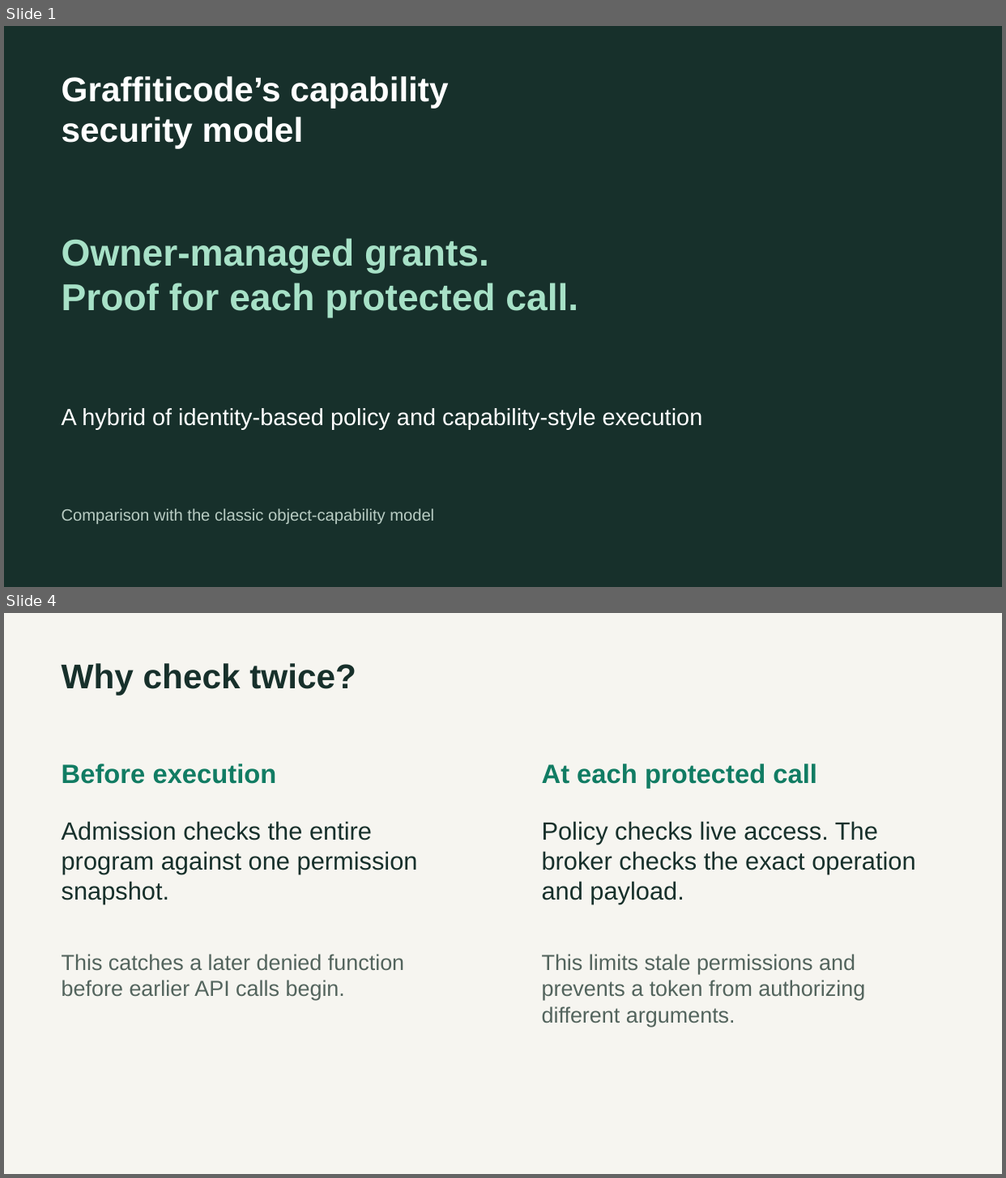
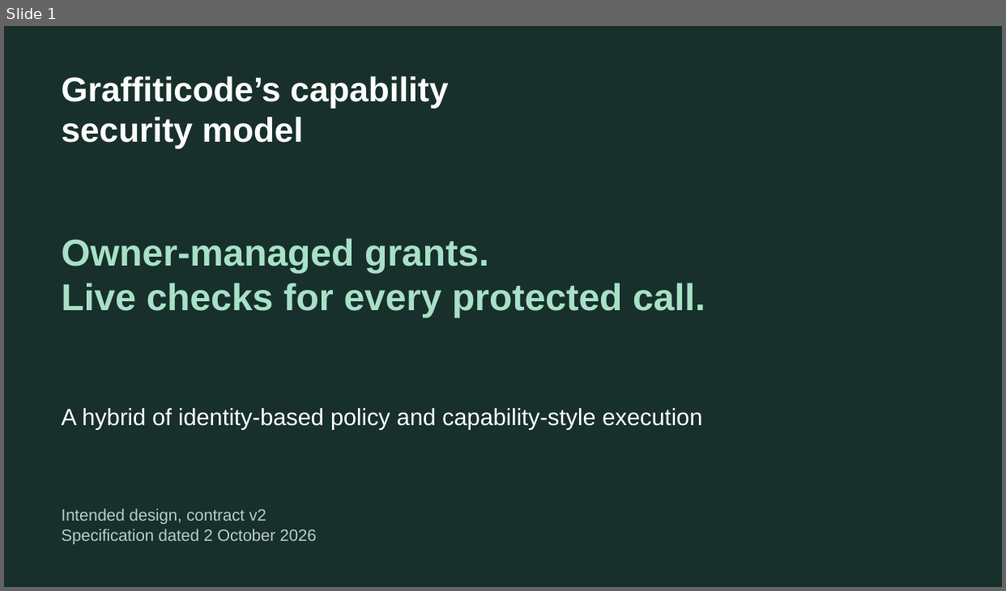
Before and after one commit to graffiticode/graffiticode, a slide deck: docs/graffiticode-capability-security-spacing.pptx. Shown one above the other, each under a label of ours: slides 1 and 4 before the commit, slide 1 after it; the slides between them are not shown. The pictures are 1006x1178 and 1006x591 pixels, drawn with LibreOffice and Linux fonts; fonts in the diff are those of the drawing. Boxes give left, top, right and bottom in pixels: in the first picture for what was removed or moved away, otherwise in the second. Text is boxed around its words. In the diff, an @@ line names an element or a change of style, - is before the commit and + after.

Commit message:
Capability security slide update

```diff
--- a/docs/graffiticode-capability-security-spacing.pptx
+++ b/docs/graffiticode-capability-security-spacing.pptx
@@ slide 4 removed at [4,613,1002,1174], background #F6F5F0 @@
@@ text removed at [62,663,356,695] @@
-Why check twice?
@@ text removed at [62,764,277,784] @@
-Before execution
@@ text removed at [542,764,817,789] @@
-At each protected call
@@ text removed at [62,821,418,905] @@
-Admission checks the entire program against one permission snapshot.
@@ text removed at [542,821,915,905] @@
-Policy checks live access. The broker checks the exact operation and payload.
@@ text removed at [62,954,404,1000] @@
-This catches a later denied function before earlier API calls begin.
@@ text removed at [542,954,865,1027] @@
-This limits stale permissions and prevents a token from authorizing different arguments.
@@ slide 1 changed as well @@
@@ text at [62,283,705,318]: text changed @@
-Proof for each protected call.
+Live checks for every protected call.
@@ text at [62,509,317,544]: text changed @@
-Comparison with the classic object-capability model
+Intended design, contract v2
+Specification dated 2 October 2026
```
Also in this commit, not shown: 3 other slides changed, 2 slides added, 1 other slide removed.
